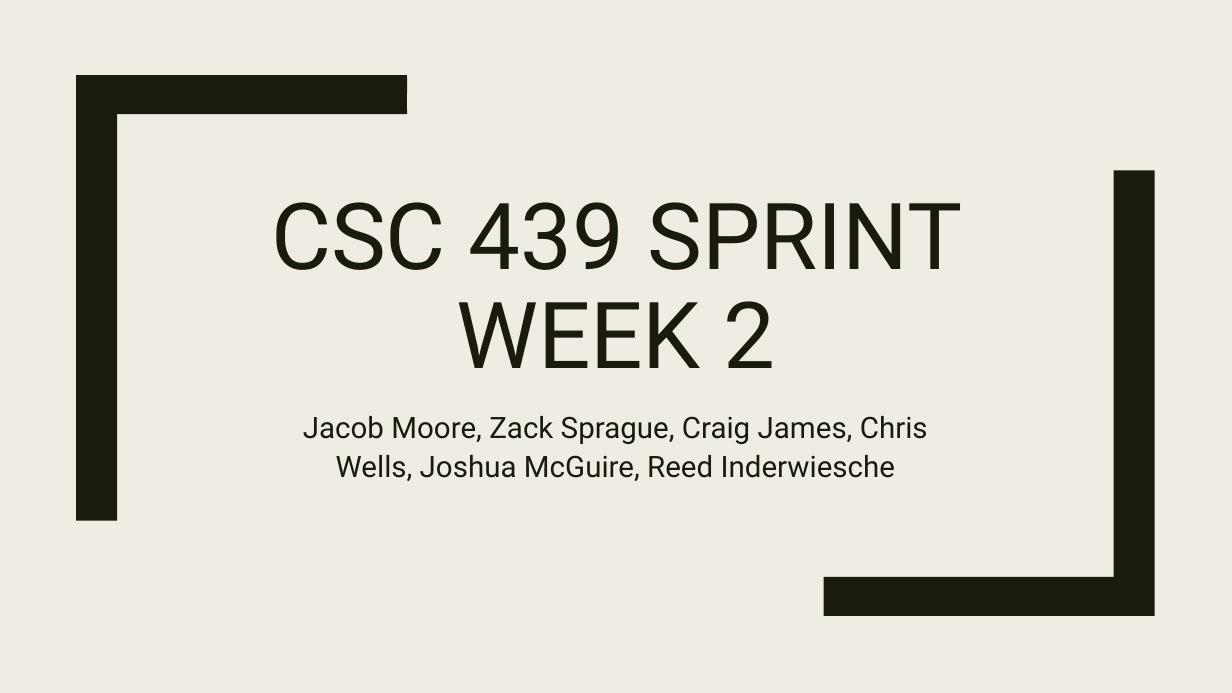
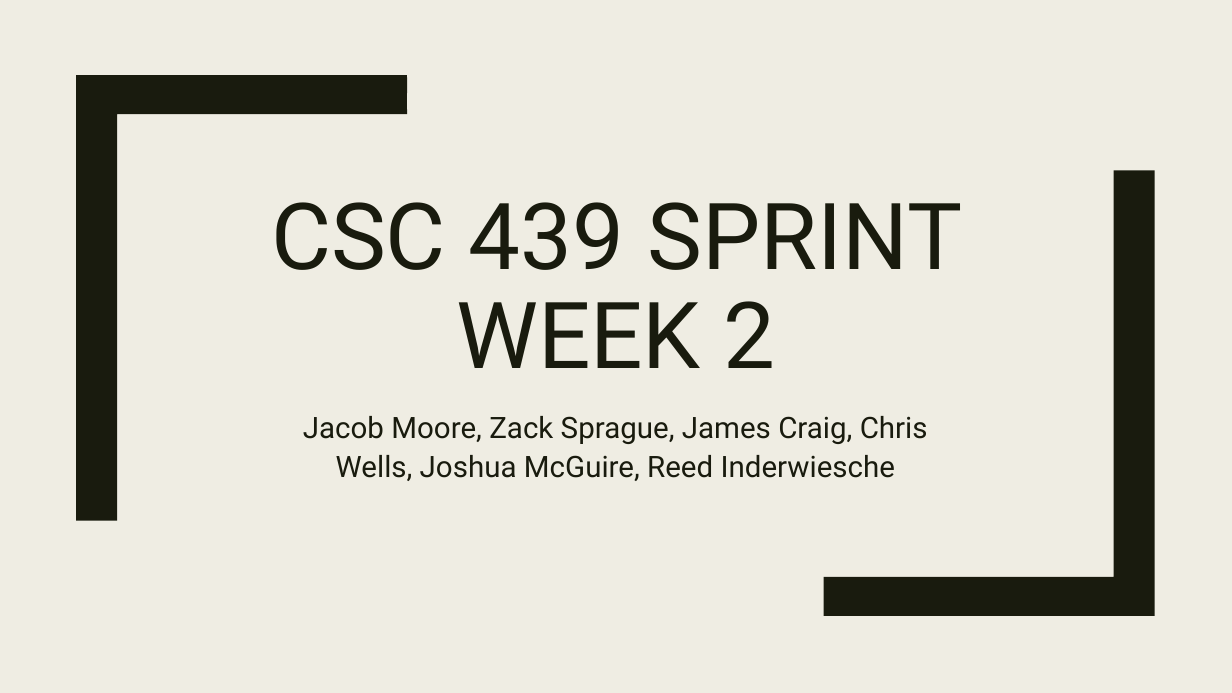
Before and after one commit to Jake25k/CSC439, a slide deck: slide 1 of PowerPoint Slides/csc439_sprint2_final.pptx. Drawn at 1232x693 pixels with LibreOffice and Linux fonts; fonts in the diff are those of the drawing. Boxes give left, top, right and bottom in pixels: in the first picture for what was removed or moved away, otherwise in the second. Text is boxed around its words. In the diff, an @@ line names an element or a change of style, - is before the commit and + after.

```diff
--- a/PowerPoint Slides/csc439_sprint2_final.pptx
+++ b/PowerPoint Slides/csc439_sprint2_final.pptx
@@ subtitle at bbox=[303, 416, 928, 481]: text changed @@
-Jacob Moore, Zack Sprague, Craig James, Chris Wells, Joshua McGuire, Reed Inderwiesche
+Jacob Moore, Zack Sprague, James Craig, Chris Wells, Joshua McGuire, Reed Inderwiesche
```
